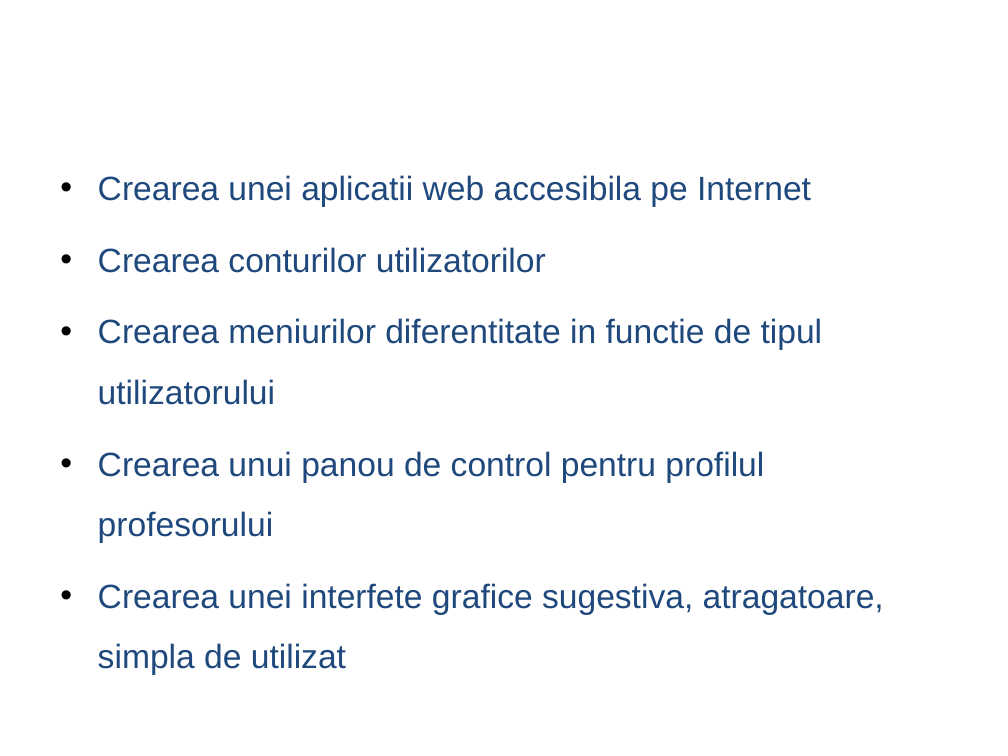
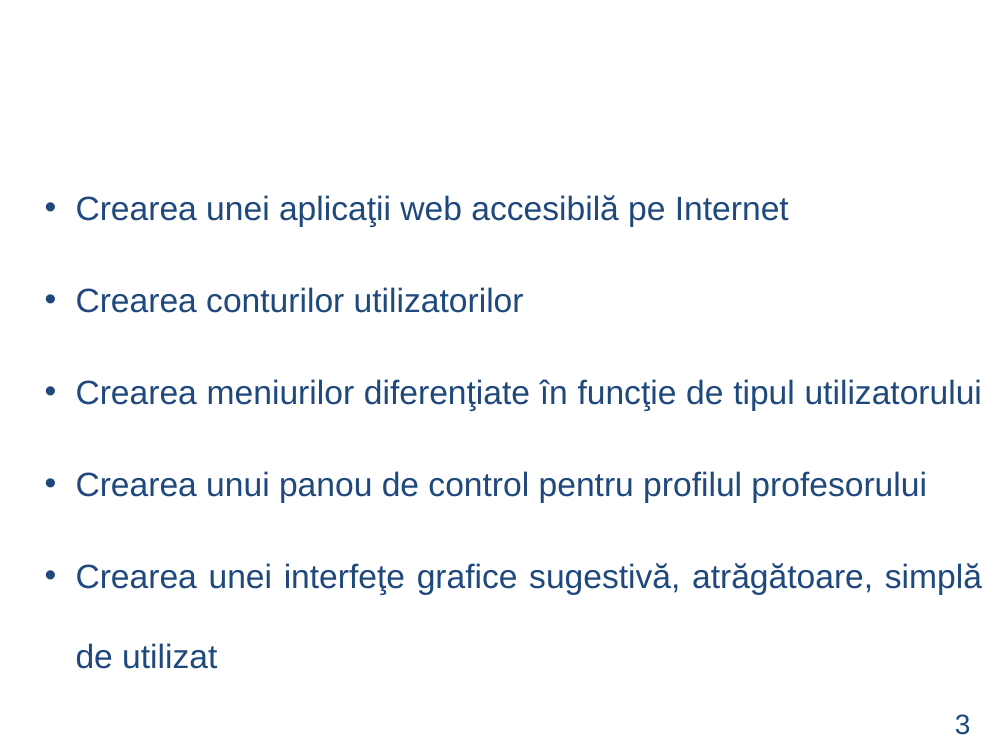
Before and after one commit to LucaAndrei/TeachMe-Online, a slide deck: slide 3 of documentatie/Prezentare Powerpoint/Prezentare Licenta Luca Andrei.ppt. Drawn at 1008x756 pixels with LibreOffice and Linux fonts; fonts in the diff are those of the drawing; background and template pictures are left out. Boxes give left, top, right and bottom in pixels: in the first picture for what was removed or moved away, otherwise in the second. Text is boxed around its words. In the diff, an @@ line names an element or a change of style, - is before the commit and + after.

```diff
--- a/documentatie/Prezentare Powerpoint/Prezentare Licenta Luca Andrei.ppt
+++ b/documentatie/Prezentare Powerpoint/Prezentare Licenta Luca Andrei.ppt
@@ text "Crearea unei aplicaţii web accesibilă ...": place and size @@
-text "Crearea unei aplicaţii web accesibilă ..." at [98, 175, 884, 675]
+text "Crearea unei aplicaţii web accesibilă ..." at [76, 195, 982, 669]
@@ text at [76, 195, 789, 227]: text changed @@
-• Crearea unei aplicatii web accesibila pe Internet
+  • Crearea unei aplicaţii web accesibilă pe Internet
@@ text at [76, 287, 927, 503]: alignment left to justified; list level 1 to 2 in "Crearea conturilor utilizatorilor"; line spacing 1.5 to 2; bullet colour #000000 to #1F497D; list level 1 to 2 in "Crearea unui panou de control ..." @@
@@ text at [76, 379, 982, 411]: text changed @@
-• Crearea meniurilor diferentitate in functie de tipul utilizatorului
+  • Crearea meniurilor diferenţiate în funcţie de tipul utilizatorului
@@ text at [76, 563, 982, 669]: text changed @@
-• Crearea unei interfete grafice sugestiva, atragatoare, simpla de utilizat
+  • Crearea unei interfeţe grafice sugestivă, atrăgătoare, simplă de utilizat
@@ text added at [955, 714, 971, 735], 20 pt, text #1F497D @@
+3
```
Also in this commit, not shown: 4 other slides changed, 6 slides added, 5 slides removed, 17 other files.
